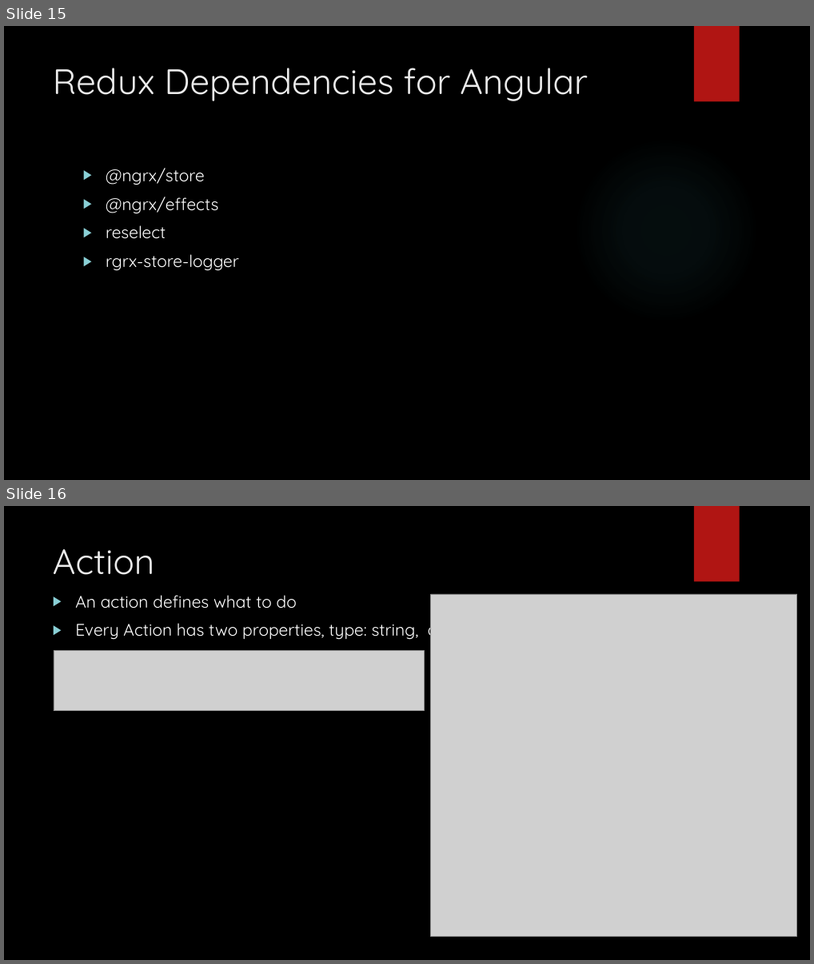
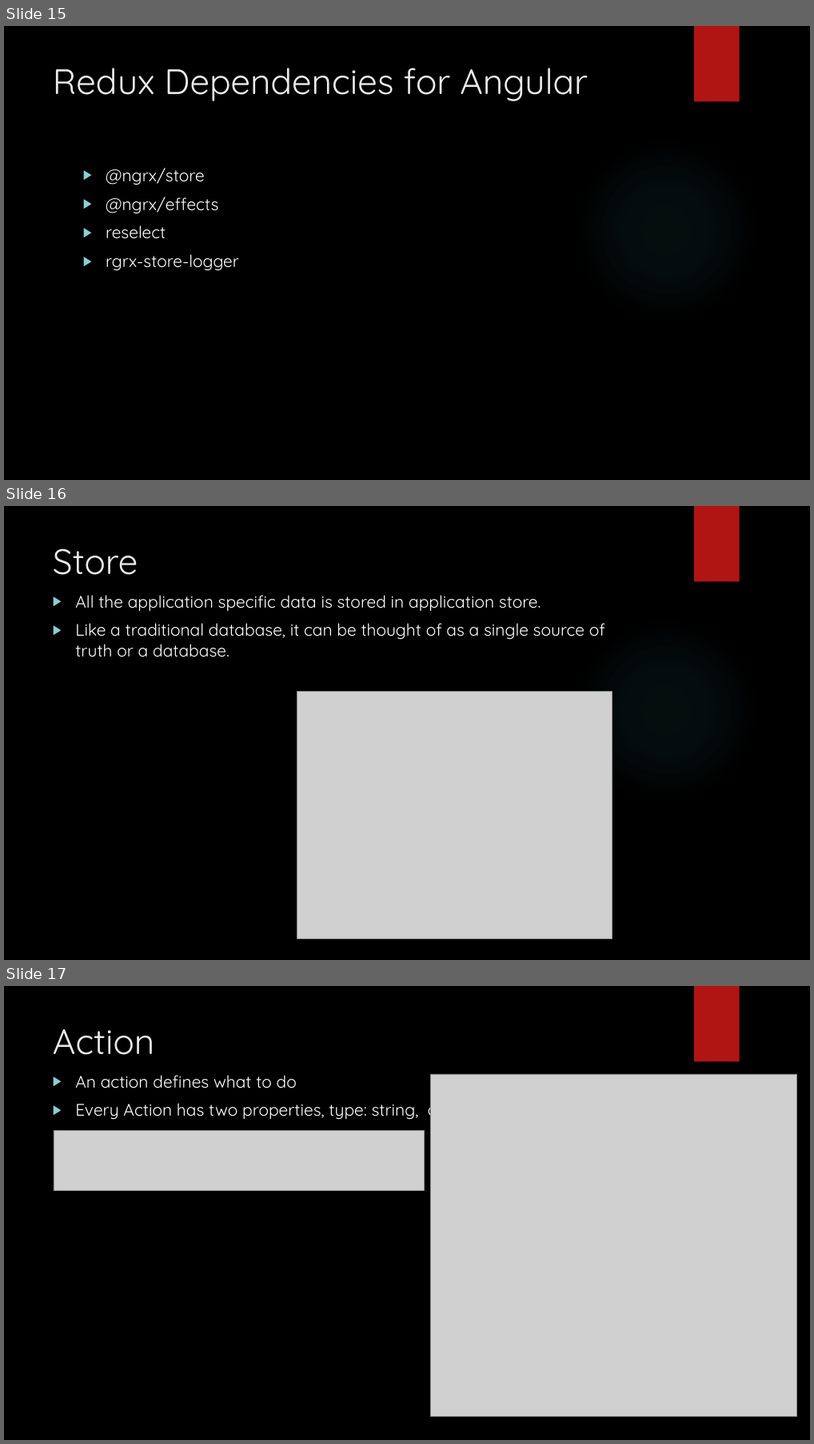
Before and after one commit to hipervee/learnRx, a slide deck: slidesAndImages/Introduction.pptx. Shown one above the other, each under a label of ours: slides 15 and 16 before the commit, slides 15, 16 and 17 after it. The pictures are 814x964 and 814x1444 pixels, drawn with LibreOffice and Linux fonts; fonts in the diff are those of the drawing; grey boxes stand for pictures; background and template pictures are left out. Boxes give left, top, right and bottom in pixels: in the first picture for what was removed or moved away, otherwise in the second. Text is boxed around its words. In the diff, an @@ line names an element or a change of style, - is before the commit and + after.

```diff
--- a/slidesAndImages/Introduction.pptx
+++ b/slidesAndImages/Introduction.pptx
@@ slide 16 added at <box>4,506,810,960</box>, background picture (left out); not listed: 2 template elements that a slide beside it also shows @@
@@ title added at <box>53,548,138,575</box>, 42 pt, text #EBEBEB @@
+Store
@@ text added at <box>75,595,606,657</box>, 20 pt, text #FFFFFF @@
+▶ All the application specific data is stored in application store.
+▶ Like a traditional database, it can be thought of as a single source of truth or a database.
@@ picture added at <box>298,691,613,939</box> @@
@@ what was slide 16 is now slide 17 @@
```
Also in this commit, not shown: 3 slides changed, 1 other slide added.
